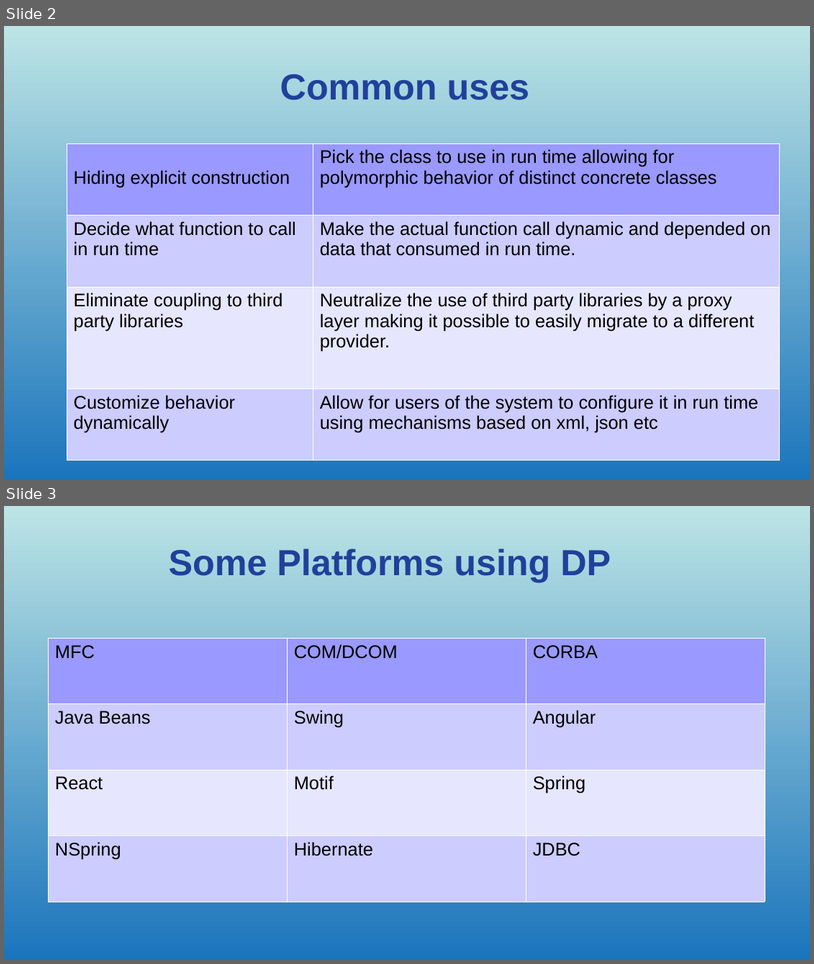
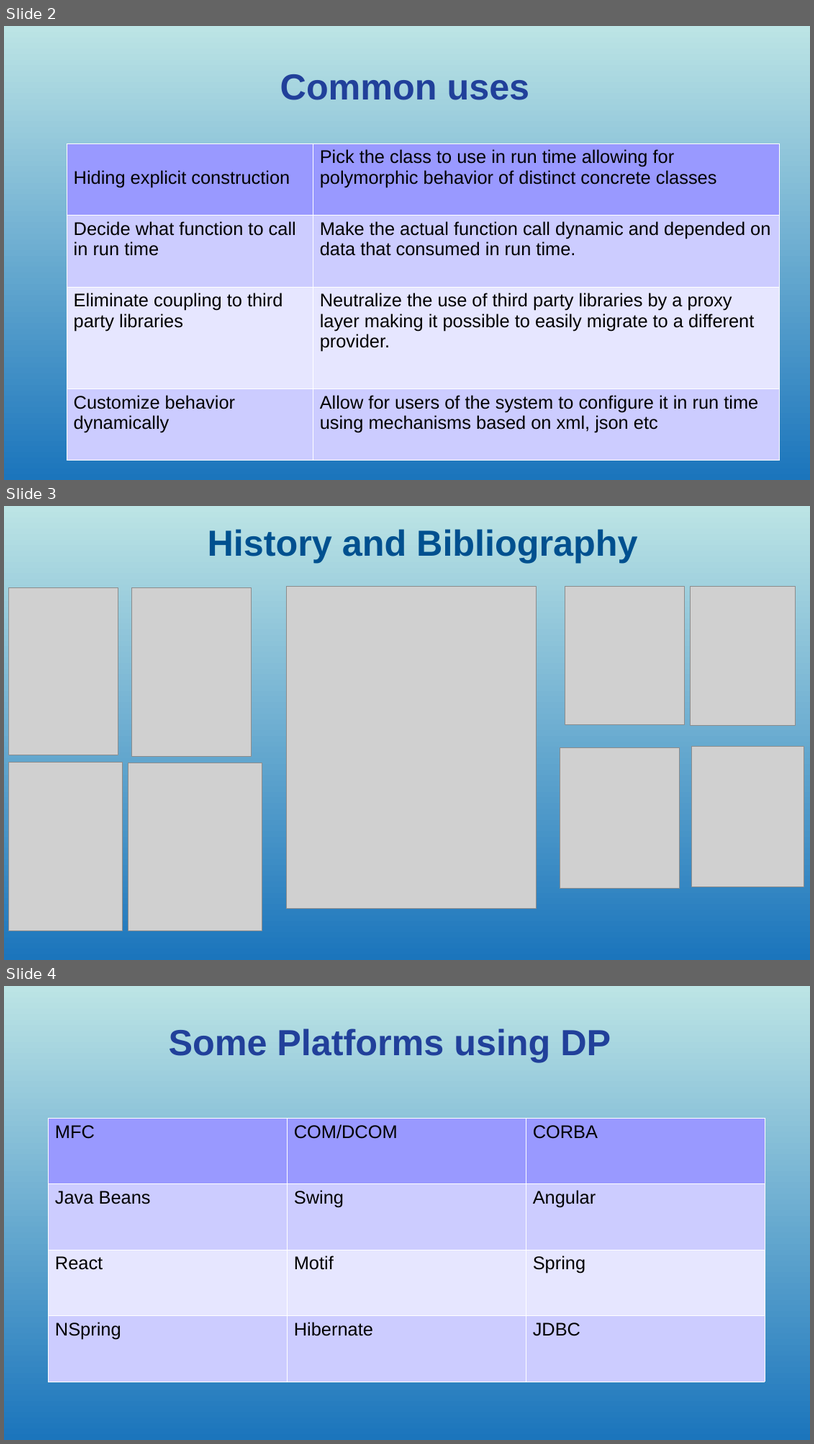
Before and after one commit to codingismycraft/codingismycraft, a slide deck: design_patterns/presentation.odp. Shown one above the other, each under a label of ours: slides 2 and 3 before the commit, slides 2, 3 and 4 after it. The pictures are 814x964 and 814x1444 pixels, drawn with LibreOffice and Linux fonts; fonts in the diff are those of the drawing; grey boxes stand for pictures. Boxes give left, top, right and bottom in pixels: in the first picture for what was removed or moved away, otherwise in the second. Text is boxed around its words. In the diff, an @@ line names an element or a change of style, - is before the commit and + after.

```diff
--- a/design_patterns/presentation.odp
+++ b/design_patterns/presentation.odp
@@ slide 3 added at bbox=[4, 506, 810, 960], background gradient #BCE4E5 to #1B75BC @@
@@ title added at bbox=[208, 529, 638, 563], 35.7 pt, text #00508F, bold @@
+History and Bibliography
@@ picture added at bbox=[8, 588, 118, 756] @@
@@ picture added at bbox=[132, 588, 252, 757] @@
@@ picture added at bbox=[286, 587, 536, 908] @@
@@ picture added at bbox=[566, 587, 684, 725] @@
@@ picture added at bbox=[691, 587, 797, 726] @@
@@ picture added at bbox=[8, 762, 123, 930] @@
@@ picture added at bbox=[129, 763, 262, 930] @@
@@ picture added at bbox=[560, 747, 680, 889] @@
@@ picture added at bbox=[692, 746, 805, 886] @@
@@ what was slide 3 is now slide 4 @@
```
Also in this commit, not shown: 1 slide changed, 11 other files.
